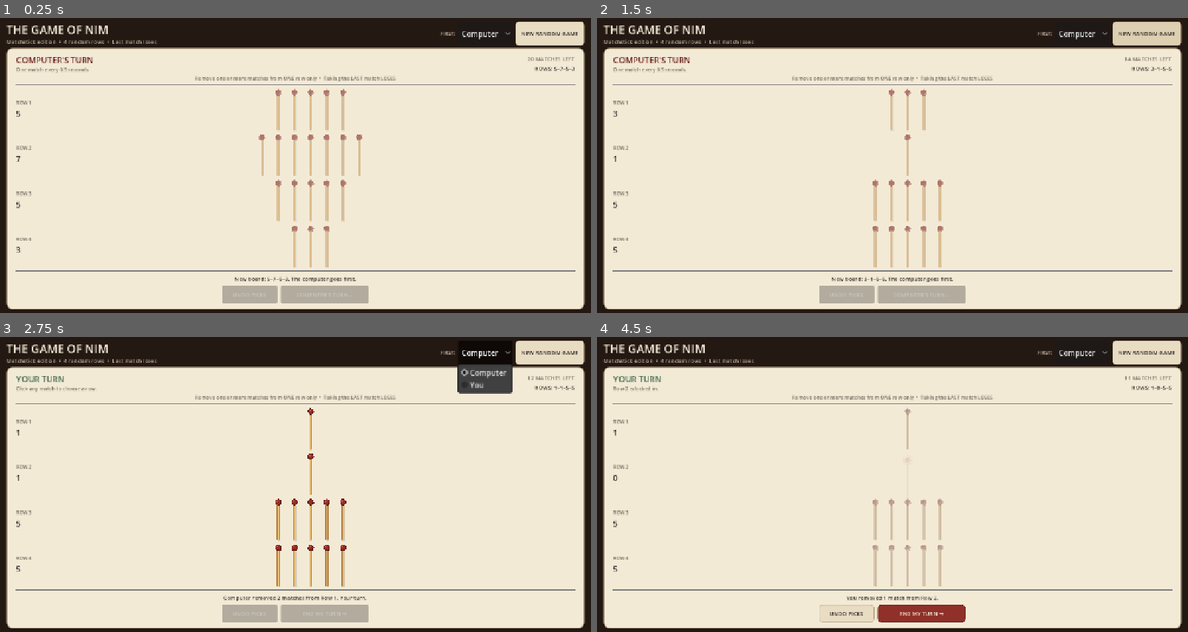
Above: before the commit, frames 1-4 (two rows, left to right).
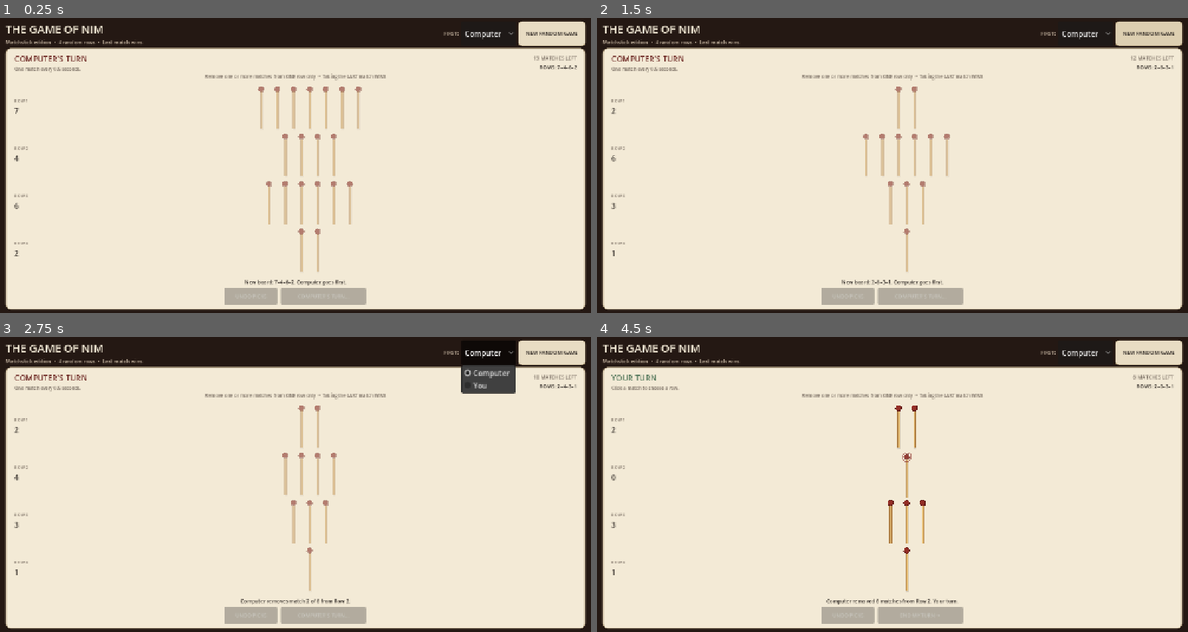
Above: after the commit, the same moments.

Repository: Integraxiii/The-Game-of-Nim
Game: Godot game, scene res://main.tscn
Two runs of this game, one before a commit and one after it. Both use one fixed random seed, a clock stepped at 60 frames per second and the inputs below.
Inputs (mouse positions are in pixels of both pictures, inside the frame that each line leads up to):
- Up to frame 1 (0.25 s): no input
- Up to frame 2 (1.5 s): click "NEW RANDOM GAME" at 0.5 s; click "NEW RANDOM GAME" at 1.25 s
- Up to frame 3 (2.75 s): click "Computer" at 2 s
- Up to frame 4 (4.5 s): click (910, 428) at 2.77 s; click (845, 614) at 3.5 s, where only the run before the commit has a clickable "UNDO PICKS"; click (910, 472) at 4.27 s

The runs differ from the first frame. In frame 1, 7.0% of the frame differs, in the area x 0-100%, y 1-99%; in frame 2, 6.1%; in frame 3, 6.4%; in frame 4, 6.8%.

Commit message:
Use normal Nim last-match-wins game

Diff:
--- a/main.tscn
+++ b/main.tscn
@@ -1,6 +1,6 @@
 [gd_scene load_steps=2 format=3]
 
-[ext_resource type="Script" path="res://scripts/matchstick_game.gd" id="1_main"]
+[ext_resource type="Script" path="res://scripts/normal_nim.gd" id="1_main"]
 
 [node name="NimMatchstickGame" type="Control"]
 layout_mode = 3
